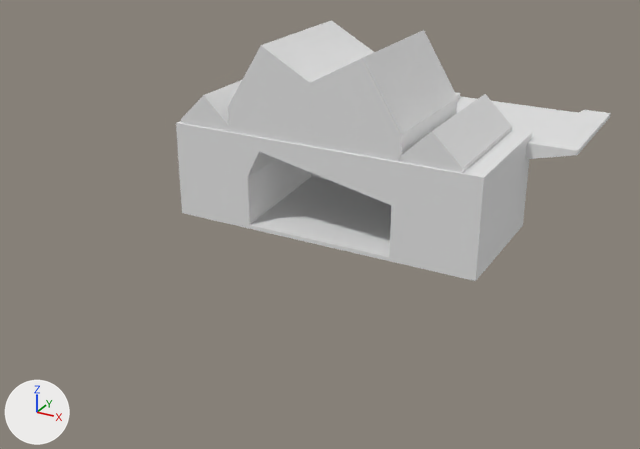
Two versions of the FBX model Assets/BlenderAssts/groundStart01.fbx, one commit apart.
Before and after are seen from a 50 mm camera at (27.5, -48.6, 25.9) aimed at (2.0, -2.3, 2.7). Every picture has the same lights, and +X, +Y and +Z are marked at lower left. Materials are left out; every surface is plain grey. Where no turn or scale is listed for an object, it has been applied to the vertices.

Objects in the first picture: 'ground.START.back', 'ground.START01'.
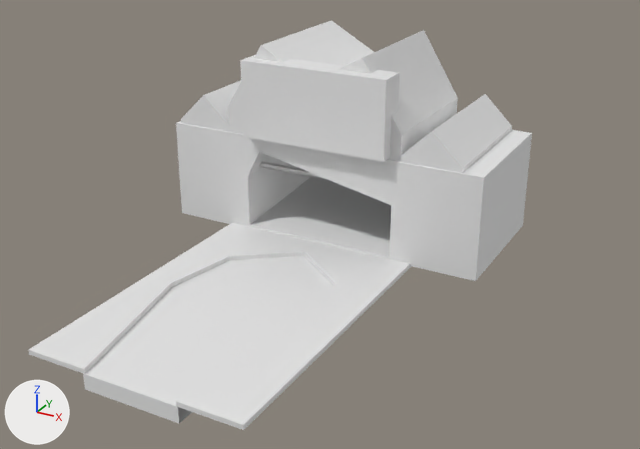
The newer file is also turned or shifted as a whole; pictures and numbers use the older file's frame.

The change, as JSON lines over the scene's bpy script:
```json
{"block": "me_cube_015", "where": "# used by ob_ground_start_back; location = (8.47, 8.9, 6.29)"}
{"op": "remove", "block": "me_cube_015", "code": "me_cube_015.from_pydata(...)  # 72 vertices, 55 faces; spans x -19.5..3.5, y -8.9..1.1, z -6.3..7.0"}
{"op": "add", "block": "me_cube_015", "code": "me_cube_015.from_pydata(...)  # 116 vertices, 91 faces; spans x -19.5..3.5, y -9.7..1.1, z -6.3..7.0"}
{"block": "me_cube_015", "change": "me_cube_015 part 1: a new loose piece, a box spanning x -13.2..-2.7, y -9.7..-7.7, z 0.9..6.1"}
{"block": "me_cube_015", "change": "me_cube_015 part 2"}
{"block": "me_cube_015", "change": "18 vertices are added at x -13.6, y -7.8..-0.7, z -1.9..-1.5"}
{"block": "me_cube_015", "change": "18 new vertices lie (9.6, 0.0, 0.0) away from vertices in x -13.6, y -7.8..-0.7, z -1.9..-1.5"}
{"block": "me_cube_015", "change": "30 new faces join them"}
{"op": "add", "block": "me_cube_004", "code": ["me_cube_004 = bpy.data.meshes.new('Cube.004')", "me_cube_004.from_pydata(...)  # 86 vertices, 62 faces; spans x -7.0..7.0, y -20.0..0.0, z -1.0..0.3"]}
{"op": "remove", "block": "ob_ground_start01", "code": ["ob_ground_start01 = bpy.data.objects.new('ground.START01', me_cube_005)", "ob_ground_start01.location = (8.47, 8.9, 6.29)"]}
{"op": "add", "block": "ob_ground_start02", "code": ["ob_ground_start02 = bpy.data.objects.new('ground.START02', me_cube_004)", "ob_ground_start02.location = (0.5, 0.2, -0.14)"]}
```

What differs and where, as boxes [x1, y1, x2, y2] in the pictures (640 x 449 px):
```json
{"object": "ground.START02", "change": "added", "after": [28, 223, 411, 430]}
{"object": "ground.START01", "change": "deleted", "before": [455, 92, 611, 159]}
{"part": 1, "of": "me_cube_015", "change": "added", "after": [240, 55, 400, 162]}
{"part": 2, "of": "me_cube_015", "change": "added", "after": [259, 161, 330, 181]}
```
